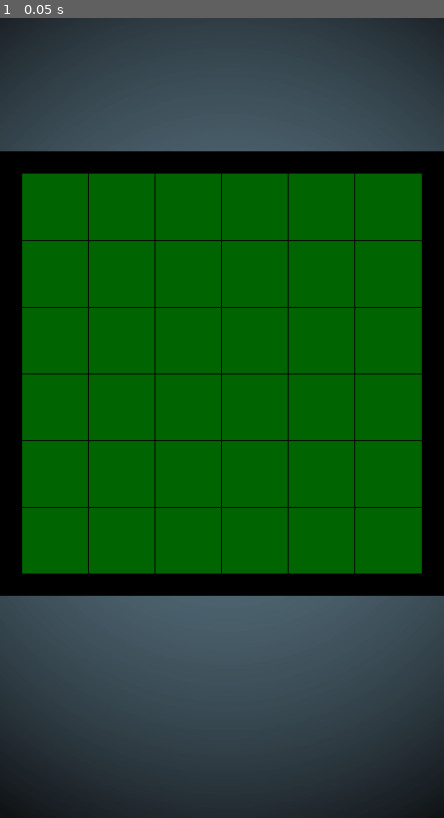
Above: before the commit, frame 1.
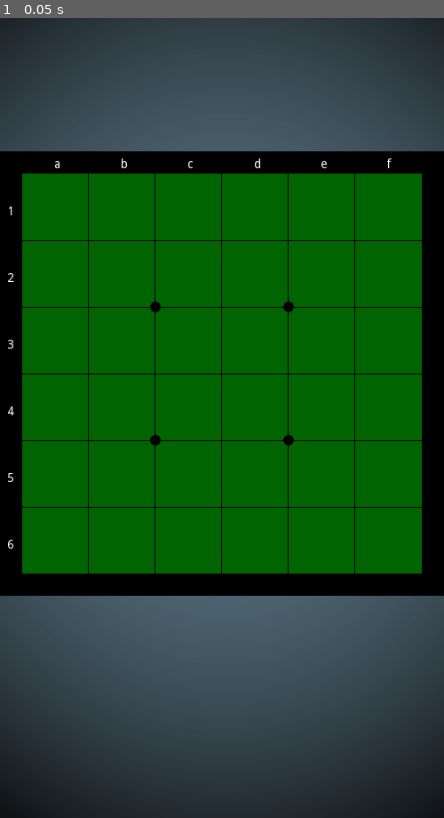
Above: after the commit, the same moment.

Repository: vivisuke/Othello6x6
Game: Godot game, scene res://MainSene.tscn
Two runs of this game, one before a commit and one after it. Both use one fixed random seed, a clock stepped at 60 frames per second and the inputs below.
Inputs:
- Up to frame 1 (0.05 s): no input

The runs differ from the first frame. In frame 1, 0.2% of the frame differs, in the area x 1-89%, y 17-67%.

Commit message:
0060 ◎ C 09/16 09/16 0.001│ToDo│盤面座標：a-f, 1-6 表示

Diff:
--- a/Godot/Othello6x6/scripts/Board.gd
+++ b/Godot/Othello6x6/scripts/Board.gd
@@ -1,7 +1,18 @@
 extends ColorRect
 
+const R = 6
 
 func _ready():
+	for x in range(6):
+		var l = Label.new()
+		l.text = "abcdef"[x]
+		l.set_position(Vector2(23+(x+0.5)*75, 8))
+		add_child(l)
+	for y in range(6):
+		var l = Label.new()
+		l.text = "123456"[y]
+		l.set_position(Vector2(8, 23+(y+0.5)*75))
+		add_child(l)
 	pass # Replace with function body.
 
 func _draw():
@@ -10,4 +21,10 @@
 	for x in range(1, 6):
 		draw_line(Vector2(25+x*75, 25), Vector2(25+x*75, 25+75*6), Color.black, 1)
 		draw_line(Vector2(25, 25+x*75), Vector2(25+75*6, 25+x*75), Color.black, 1)
+	draw_circle(Vector2(25+2*75, 25+2*75), R, Color.black)
+	draw_circle(Vector2(25+4*75, 25+2*75), R, Color.black)
+	draw_circle(Vector2(25+2*75, 25+4*75), R, Color.black)
+	draw_circle(Vector2(25+4*75, 25+4*75), R, Color.black)
+	#for x in range(6):
+	#	draw_string(font, Vector2(), "abcdef"[x], Color.white)
 	pass
Binary file added: Godot/Othello6x6/images/black.png
Binary file added: Godot/Othello6x6/images/empty.png
Binary file added: Godot/Othello6x6/images/white.png
Not shown, changed: Othello6x6.spr
